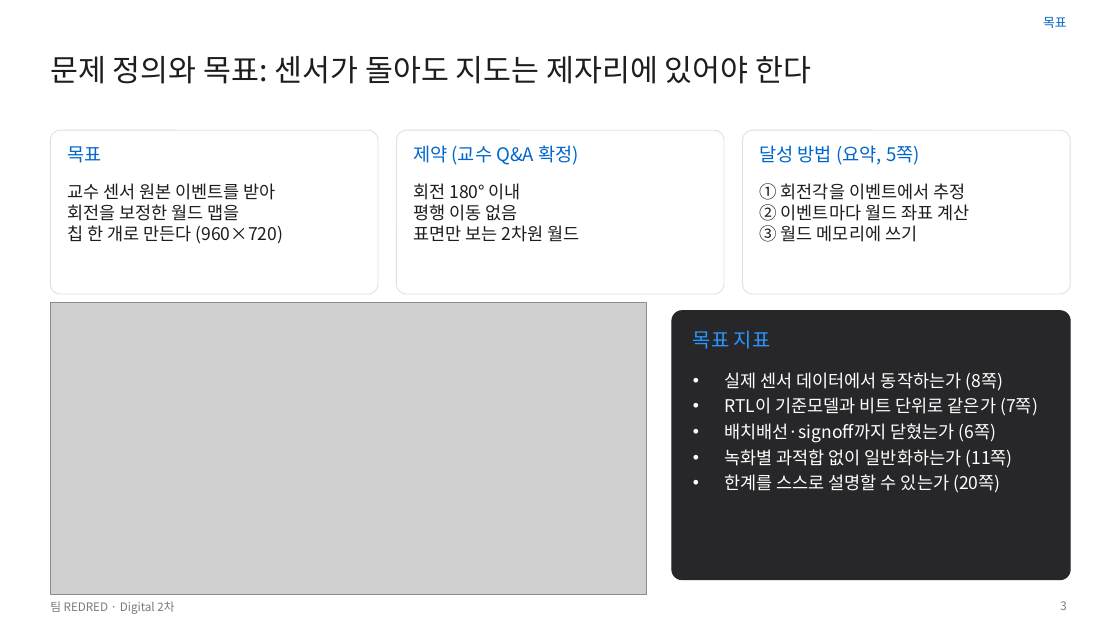
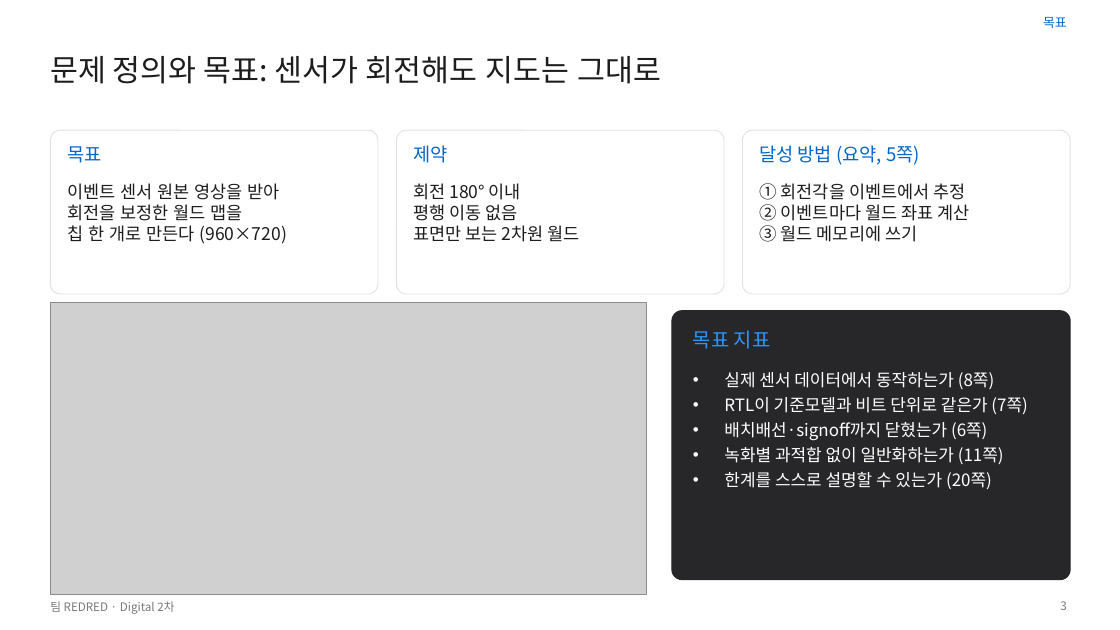
Before and after one commit to GangHeeJo/AI-SEMI, a slide deck: slide 3 of submission/REDRED_2차_발표자료_칩S.pptx. Drawn at 1120x630 pixels with LibreOffice and Linux fonts; fonts in the diff are those of the drawing; grey boxes stand for pictures. Boxes give left, top, right and bottom in pixels: in the first picture for what was removed or moved away, otherwise in the second. Text is boxed around its words. In the diff, an @@ line names an element or a change of style, - is before the commit and + after.

```diff
--- a/submission/REDRED_2차_발표자료_칩S.pptx
+++ b/submission/REDRED_2차_발표자료_칩S.pptx
@@ text at (50,56,662,84): text changed @@
-문제 정의와 목표: 센서가 돌아도 지도는 제자리에 있어야 한다
+문제 정의와 목표: 센서가 회전해도 지도는 그대로
@@ text at (413,145,447,163): text changed @@
-제약 (교수 Q&A 확정)
+제약
@@ text at (67,183,280,200): text changed @@
-교수 센서 원본 이벤트를 받아
+이벤트 센서 원본 영상을 받아
@@ text "실제 센서 데이터에서 동작하는가 (8쪽)" at (724,372,1027,489): size 15 to 14.5 pt @@
```
Also in this commit, not shown: 17 other slides changed, 4 other files.
